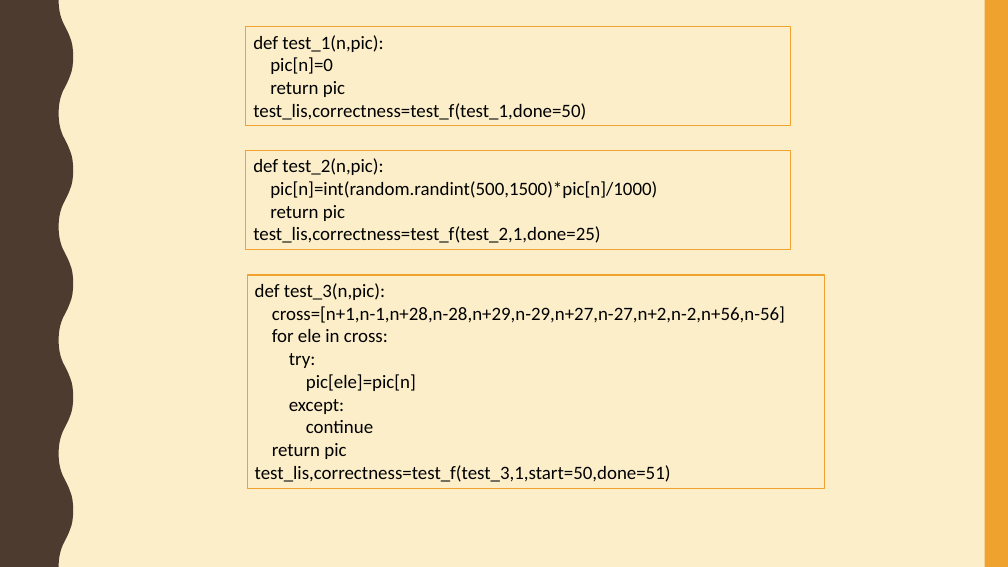
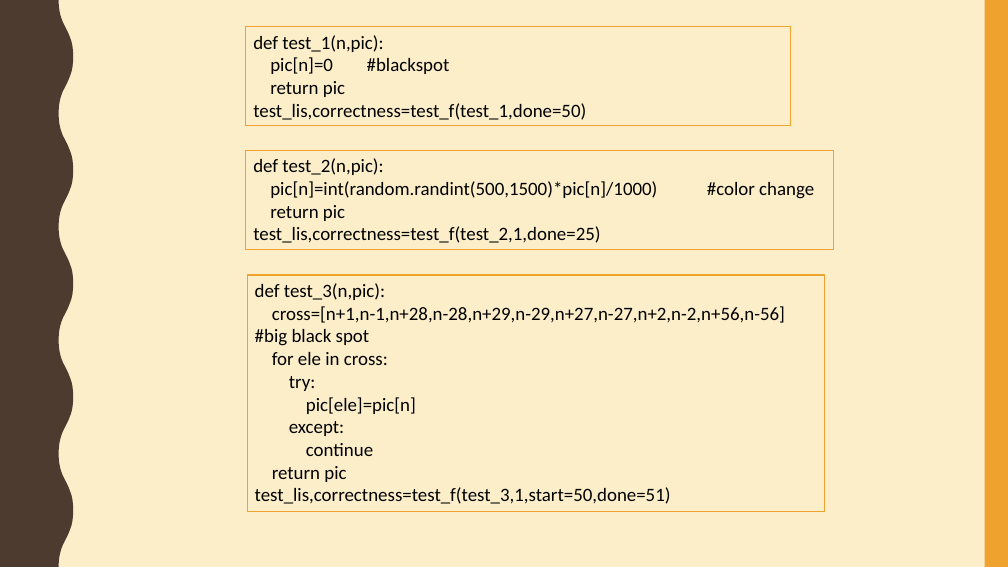
Before and after one commit to shiokuo/project3, a slide deck: slide 6 of ML.pptx (slide 5 before the commit). Drawn at 1008x567 pixels with LibreOffice and Linux fonts; fonts in the diff are those of the drawing. Boxes give left, top, right and bottom in pixels: in the first picture for what was removed or moved away, otherwise in the second. Text is boxed around its words. In the diff, an @@ line names an element or a change of style, - is before the commit and + after.

Commit message:
ppt

```diff
--- a/ML.pptx
+++ b/ML.pptx
@@ text in rectangle at (270,57,450,74): text changed @@
-pic[n]=0
+pic[n]=0 #blackspot
@@ rectangle "def test_2(n,pic):": place and size @@
-rectangle "def test_2(n,pic):" at (246,150,791,249)
+rectangle "def test_2(n,pic):" at (246,150,833,249)
@@ text in rectangle at (270,181,657,198): text changed @@
-pic[n]=int(random.randint(500,1500)*pic[n]/1000)
+pic[n]=int(random.randint(500,1500)*pic[n]/1000) #color change
@@ rectangle "def test_3(n,pic):": place and size @@
-rectangle "def test_3(n,pic):" at (247,275,824,489)
+rectangle "def test_3(n,pic):" at (247,275,824,512)
@@ text in rectangle at (255,329,370,346): paragraph added @@
+#big black spot
```
Also in this commit, not shown: 1 other slide changed, 2 slides added.
